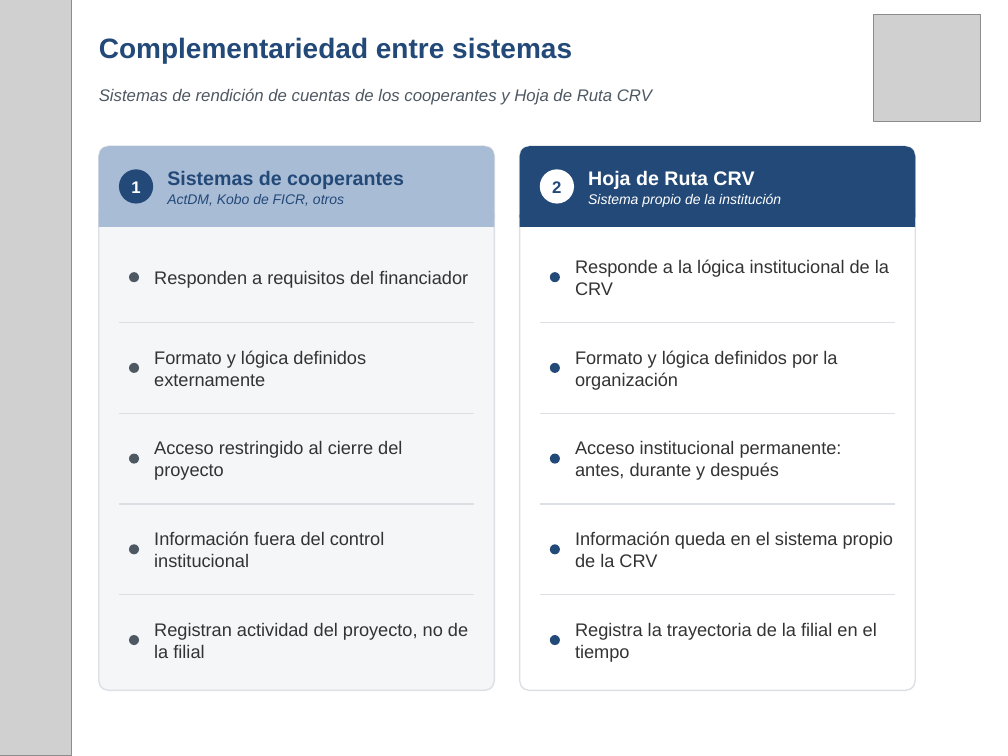
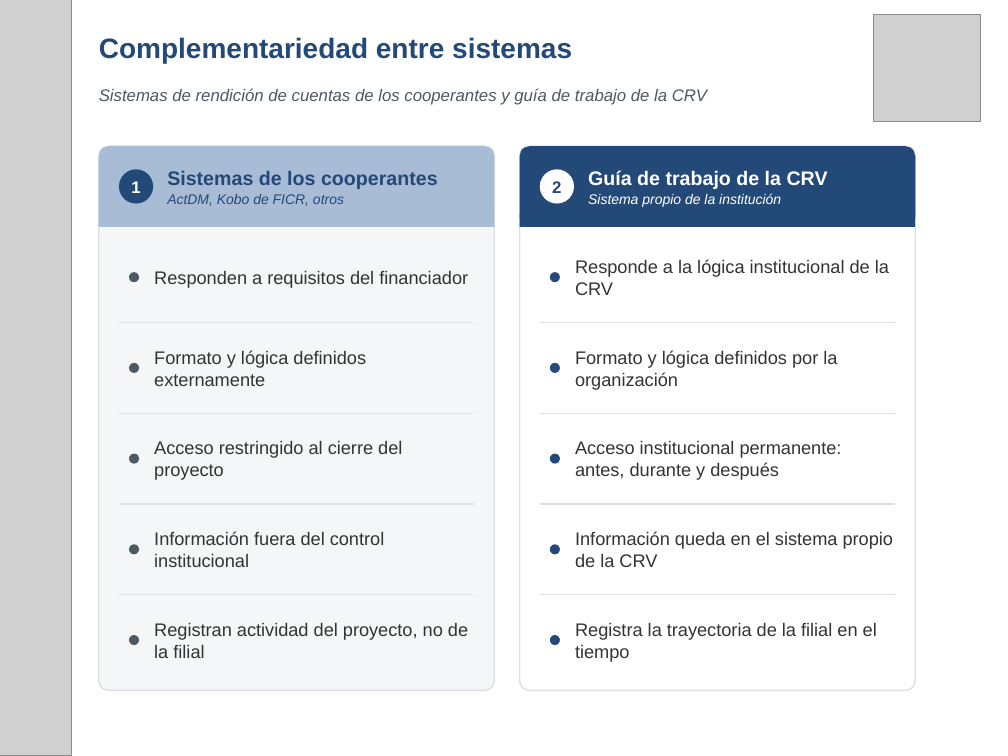
Before and after one commit to fmblancop/Hoja-de-Ruta-CRV, a slide deck: slide 10 of Hoja_de_Ruta_CRV_presentacion.pptx. Drawn at 1008x756 pixels with LibreOffice and Linux fonts; fonts in the diff are those of the drawing; grey boxes stand for pictures. Boxes give left, top, right and bottom in pixels: in the first picture for what was removed or moved away, otherwise in the second. Text is boxed around its words. In the diff, an @@ line names an element or a change of style, - is before the commit and + after.

```diff
--- a/Hoja_de_Ruta_CRV_presentacion.pptx
+++ b/Hoja_de_Ruta_CRV_presentacion.pptx
@@ text at <box>99,88,707,105</box>: text changed @@
-Sistemas de rendición de cuentas de los cooperantes y Hoja de Ruta CRV
+Sistemas de rendición de cuentas de los cooperantes y guía de trabajo de la CRV
@@ text at <box>167,171,438,189</box>: text changed @@
-Sistemas de cooperantes
+Sistemas de los cooperantes
@@ text at <box>588,170,828,189</box>: text changed @@
-Hoja de Ruta CRV
+Guía de trabajo de la CRV
```
Also in this commit, not shown: 9 other slides changed.
